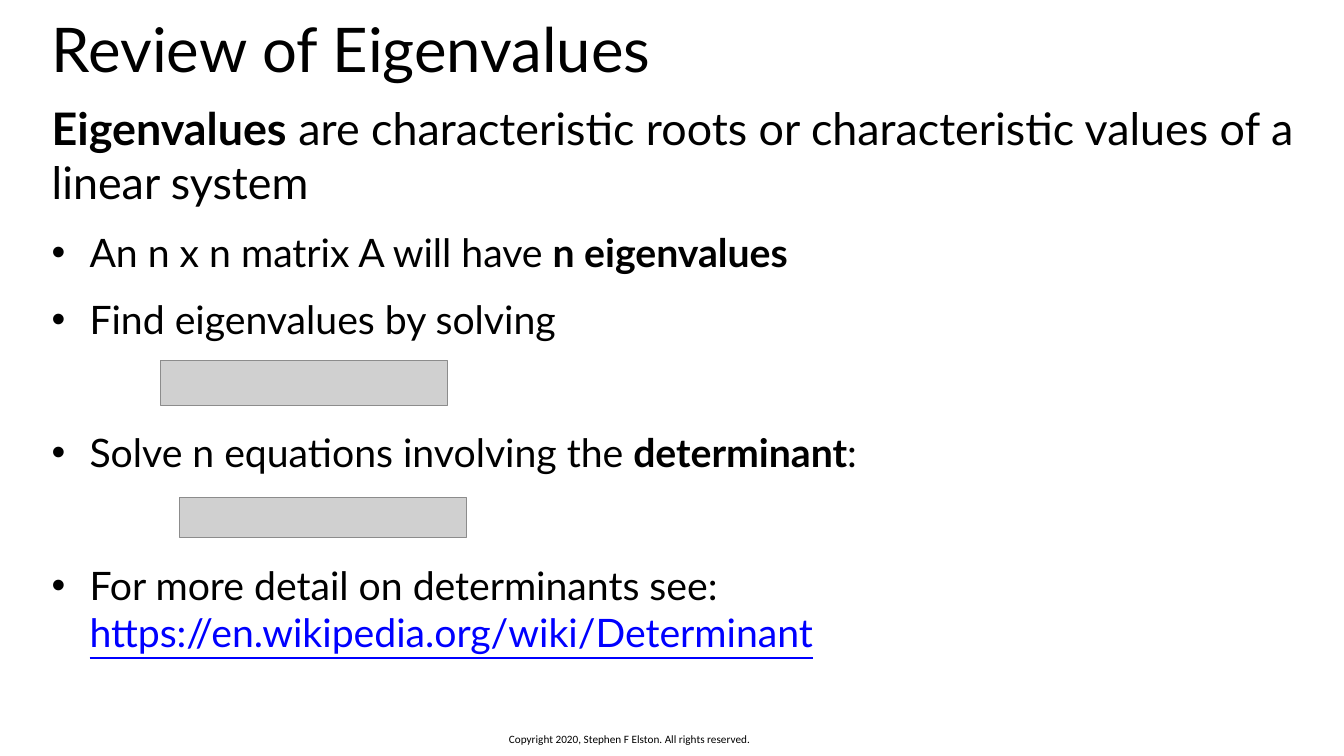
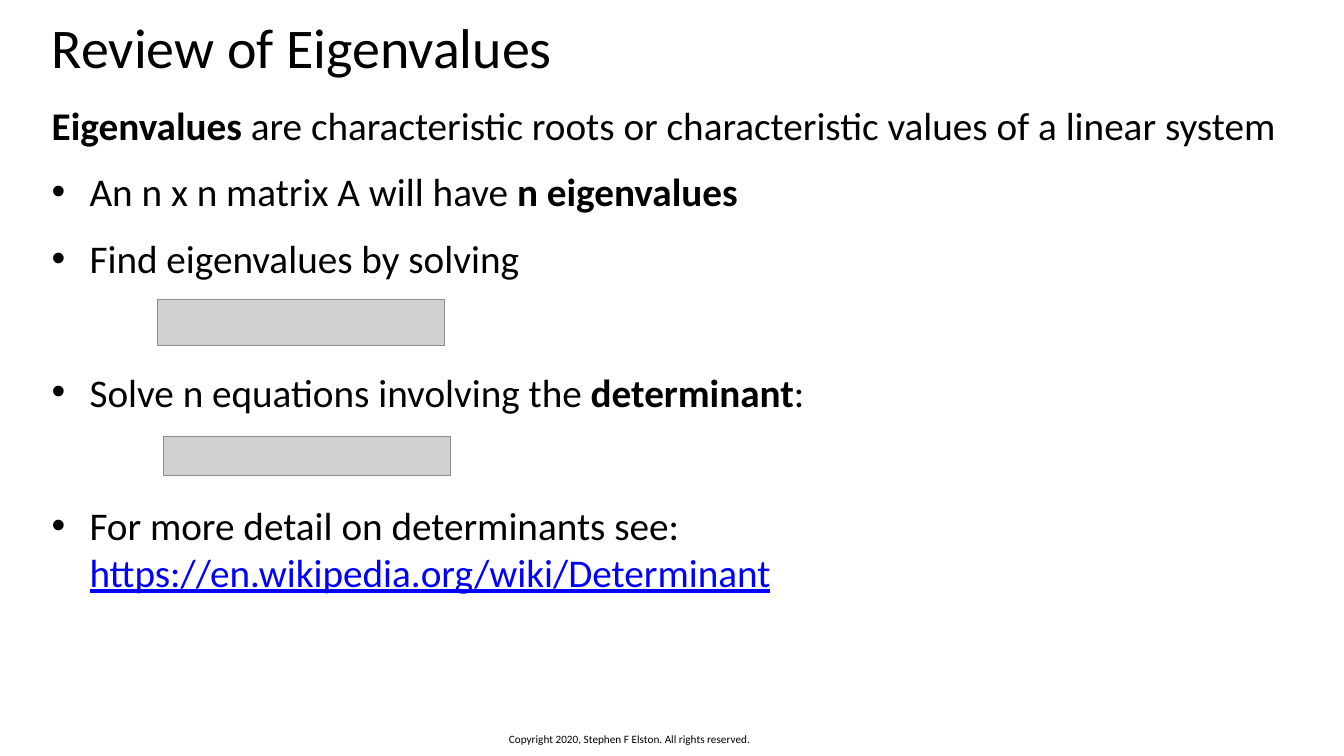
Before and after one commit to StephenElston/CSCI-E-108, a slide deck: slide 50 of slides/6_IntroductionToClustering.pptx (slide 48 before the commit). Drawn at 1344x756 pixels with LibreOffice and Linux fonts; fonts in the diff are those of the drawing; grey boxes stand for pictures. Boxes give left, top, right and bottom in pixels: in the first picture for what was removed or moved away, otherwise in the second. Text is boxed around its words. In the diff, an @@ line names an element or a change of style, - is before the commit and + after.

```diff
--- a/slides/6_IntroductionToClustering.pptx
+++ b/slides/6_IntroductionToClustering.pptx
@@ title "Review of Eigenvalues" at [52,29,551,78]: size 44 to 40 pt, font Lato to Calibri @@
@@ text "Eigenvalues are characteristic roots or ..." at [52,112,1275,594]: size 32 to 28 pt in "Eigenvalues are characteristic roots or characteristic value ..."; font Lato to Calibri @@
@@ picture: place and size @@
-picture at [160,360,447,405]
+picture at [158,299,445,345]
@@ picture: place and size @@
-picture at [179,498,466,537]
+picture at [164,437,451,476]
```
Also in this commit, not shown: 9 other slides changed, 9 slides added.
